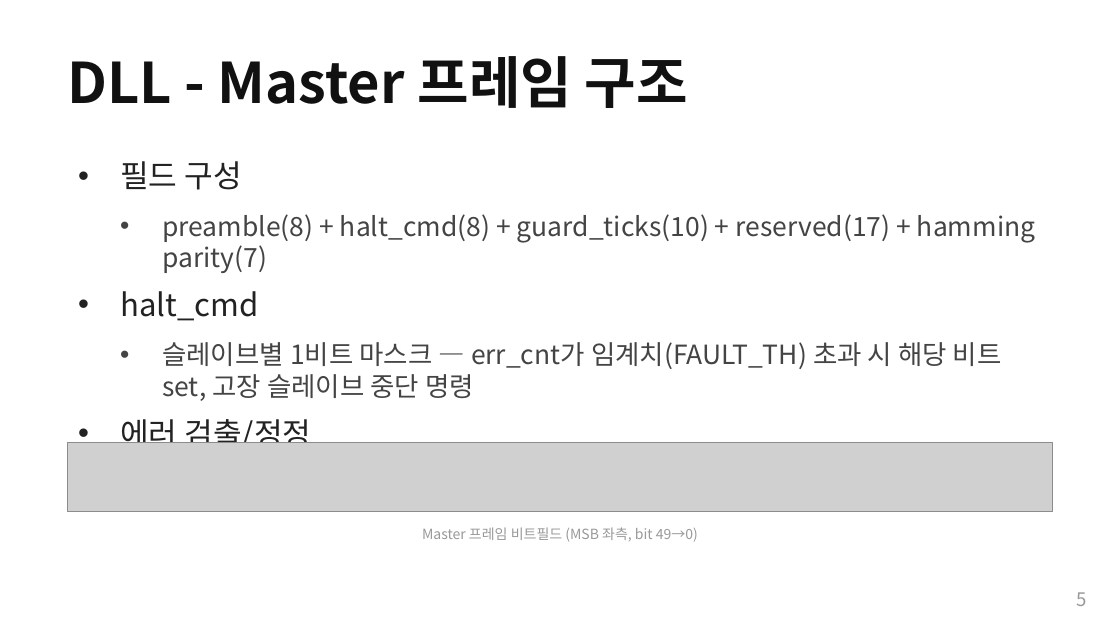
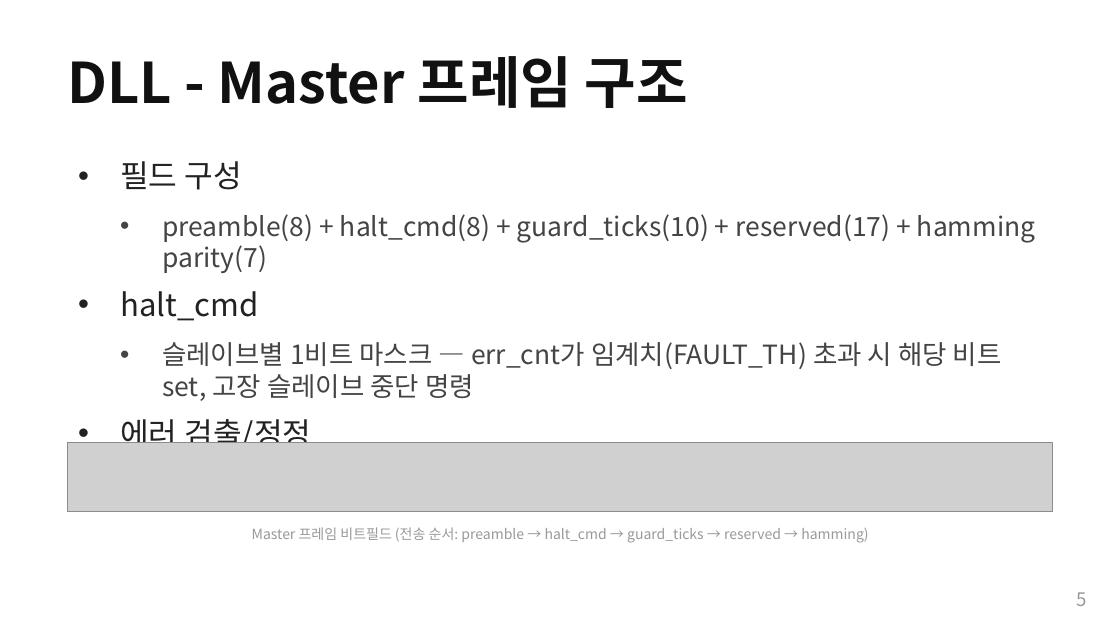
Before and after one commit to Woodong02/SoC_Design_and_Programming, a slide deck: slide 5 of section2_tdma_protocol.pptx. Drawn at 1120x630 pixels with LibreOffice and Linux fonts; fonts in the diff are those of the drawing; grey boxes stand for pictures. Boxes give left, top, right and bottom in pixels: in the first picture for what was removed or moved away, otherwise in the second. Text is boxed around its words. In the diff, an @@ line names an element or a change of style, - is before the commit and + after.

```diff
--- a/section2_tdma_protocol.pptx
+++ b/section2_tdma_protocol.pptx
@@ text at bbox=[252, 527, 868, 543]: text changed @@
-Master 프레임 비트필드 (MSB 좌측, bit 49→0)
+Master 프레임 비트필드 (전송 순서: preamble → halt_cmd → guard_ticks → reserved → hamming)
```
Also in this commit, not shown: 3 other slides changed, 8 other files.
